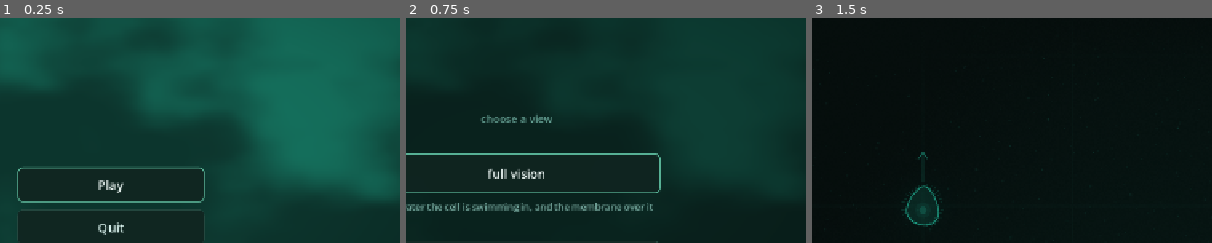
Above: before the commit, frames 1-3 (left to right).
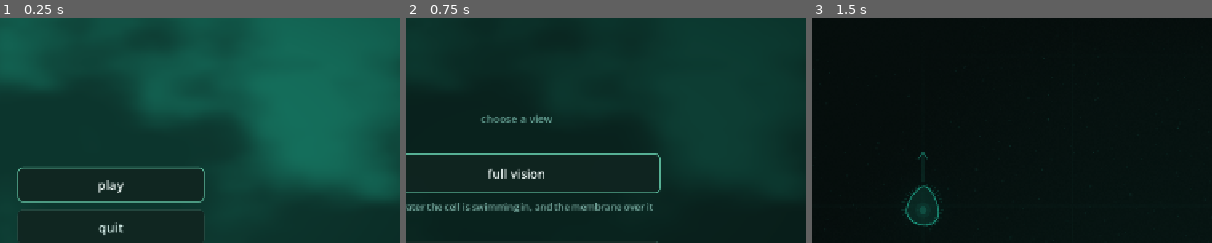
Above: after the commit, the same moments.

Repository: sinikebe/biogenic
Game: Godot game, scene res://addons/launcher/launcher.tscn
Two runs of this game, one before a commit and one after it. Both use one fixed random seed, a clock stepped at 60 frames per second and the inputs below.
Inputs:
- Up to frame 1 (0.25 s): no input
- Up to frame 2 (0.75 s): click "Play" (after the commit: "play") at 0.5 s
- Up to frame 3 (1.5 s): click "full vision" at 1.25 s
The pictures show only the part of the screen within x 36-86%, y 8-58%; the shares and areas given below are measured in that part.

The runs differ from the first frame. In frame 1, 0.3% of the frame differs, in the area x 24-31%, y 72-97%; in frame 2, nothing differs; in frame 3, nothing differs.

Commit message:
Settle the five open Phase 5 decisions
All five taken at the recommendation, plus one note from the owner that
changes more than the decision it was attached to.

- `kinety` becomes `cirrus`. A kinety is the somatic ciliature that
  *swims*, which this design gives to `flagellum`; a cirrus is the tuft
  that steers, and it is what §4.2 already draws. Renamed throughout.
- The mouth slot stays replaceable. The drifter floor makes the mistake
  survivable and the tile shows three pips going dark before it is
  confirmed; a genome you cannot ruin is not a choice.
- The genome opens through pause only. No dedicated gesture.
- `play` / `quit` in `launcher_config.tres` go lowercase, matching every
  string the game itself draws. Ships as content: build_info.gd mounts
  the pack before it loads the config.
- The run ends at radius 40.

That last one came with the reason it is not the end of the game --
bosses, legendary organisms, and gene combinations that stay interesting
past a full genome, including overpowered ones that must be hard to
assemble. Recorded as genes-and-cilia.md §9.8 and a new roadmap section,
because it binds what gets built now: ARRIVAL_GAPE_MAX belongs to this
water rather than to the species, a full genome has to stay swappable,
and upkeep is the lever that makes a strong build expensive instead of
a rule that forbids it. It also gives Phase 8 a better reason to exist
than "somewhere else to swim".

Launcher-owned strings cannot follow: "What's new" and "Check for
updates" are literals in launcher.tscn, and addons/launcher/ is synced.
Filed as sinikebe/godot-launcher-template#45.

Rendered at 1280x720 to check the buttons rather than assume them.

Co-Authored-By: Claude Opus 5 <noreply@anthropic.com>
Claude-Session: https://claude.ai/code/session_012X3tRQdfBdPzgw5rX73Ymi

Diff:
--- a/launcher_config.tres
+++ b/launcher_config.tres
@@ -20,9 +20,9 @@
 menu_orientation = 0
 menu_separation = 12
 show_play = true
-play_text = "Play"
+play_text = "play"
 show_quit = true
-quit_text = "Quit"
+quit_text = "quit"
 extra_buttons = PackedStringArray()
 play_scene = "res://game/mode_select.tscn"
 update_repo = "sinikebe/biogenic"
Not shown, changed: docs/design/genes-and-cilia.md
Not shown, changed: docs/design/roadmap.md
